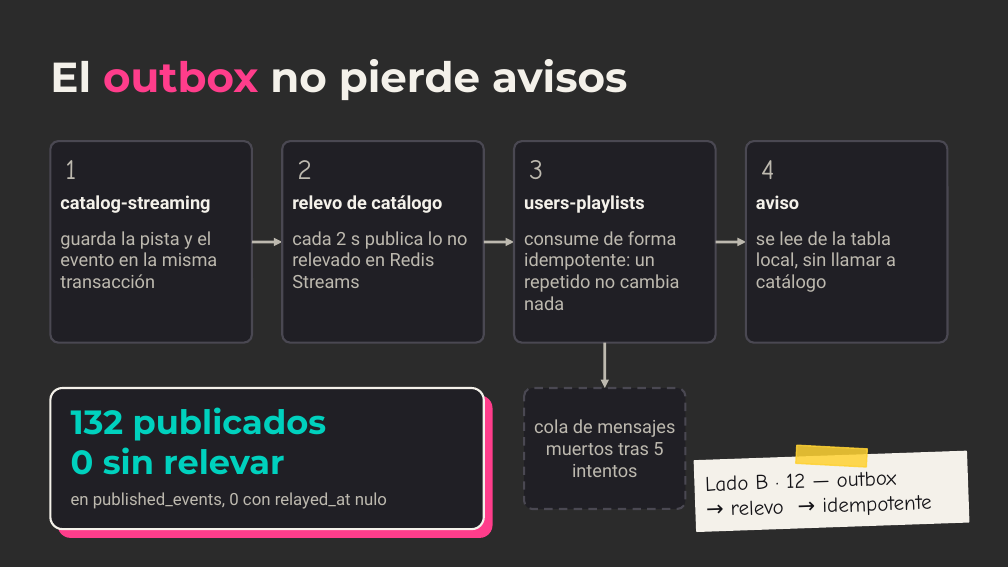
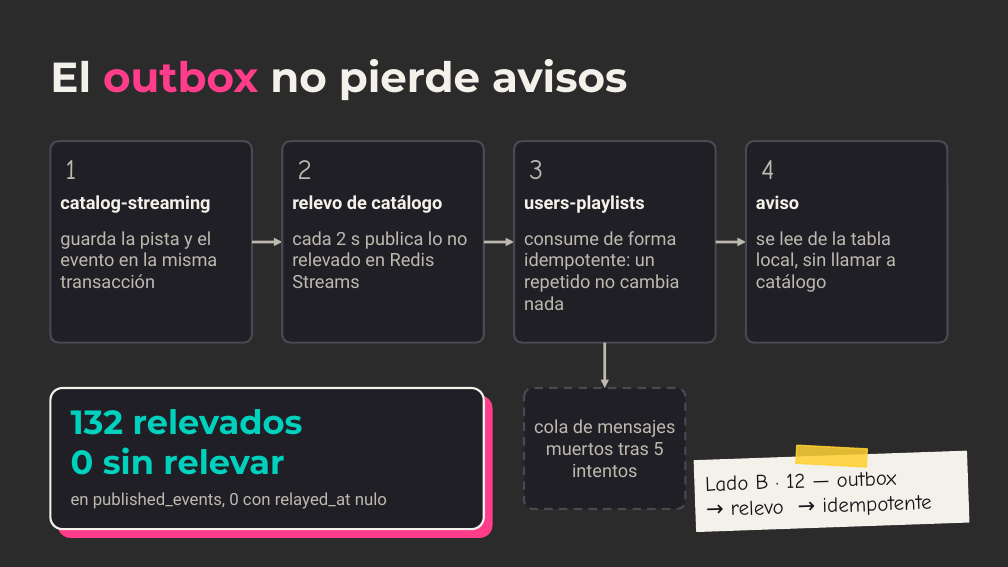
Before and after one commit to ChristianFRZ/FLDSMDFR, a slide deck: slide 12 of docs/presentacion/meloxo.pptx. Drawn at 1008x567 pixels with LibreOffice and Linux fonts; fonts in the diff are those of the drawing; background and template pictures are left out; a plain dark background stands for a picture behind light text. Boxes give left, top, right and bottom in pixels: in the first picture for what was removed or moved away, otherwise in the second. Text is boxed around its words. In the diff, an @@ line names an element or a change of style, - is before the commit and + after.

Commit message:
fix(presentacion): lado B·1 con 132 relevados, 3 de 3 aplicadas y 401 en 0,04 s

```diff
--- a/docs/presentacion/meloxo.pptx
+++ b/docs/presentacion/meloxo.pptx
@@ text at [71, 409, 303, 435]: text changed @@
-132 publicados
+132 relevados
```
Also in this commit, not shown: 2 other slides changed, 2 other files.
